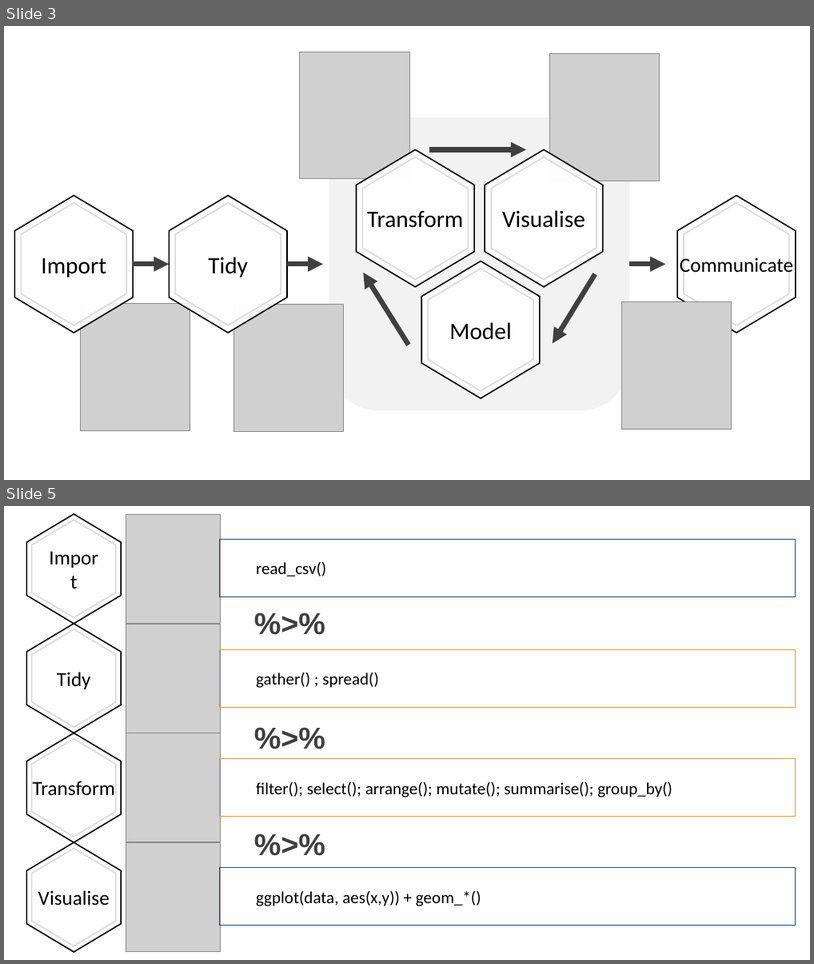
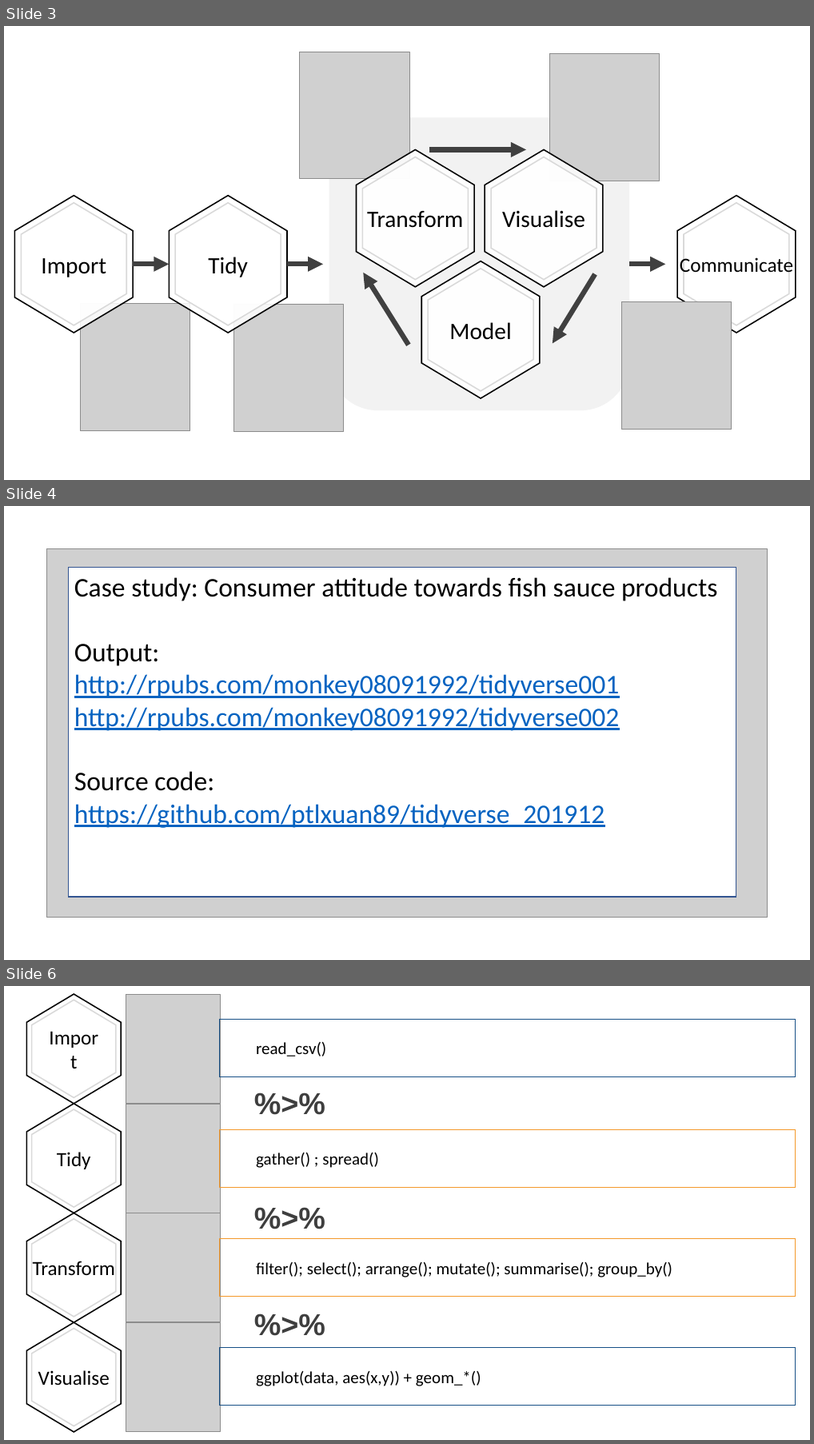
Before and after one commit to ptlxuan89/tidyverse_201912, a slide deck: Tidyverse presentation.pptx. Shown one above the other, each under a label of ours: slides 3 and 5 before the commit, slides 3, 4 and 6 after it; the slides between them are not shown. The pictures are 814x964 and 814x1444 pixels, drawn with LibreOffice and Linux fonts; fonts in the diff are those of the drawing; grey boxes stand for pictures; background and template pictures are left out. Boxes give left, top, right and bottom in pixels: in the first picture for what was removed or moved away, otherwise in the second. Text is boxed around its words. In the diff, an @@ line names an element or a change of style, - is before the commit and + after.

```diff
--- a/Tidyverse presentation.pptx
+++ b/Tidyverse presentation.pptx
@@ slide 4 added at box(4, 506, 810, 960), background #FFFFFF @@
@@ picture added at box(46, 549, 768, 916) @@
@@ rectangle added at box(68, 567, 737, 896), fill #FFFFFF, outline #325491 1 pt, 32 pt, text #0563C1, underline @@
+Case study: Consumer attitude towards fish sauce products
+Output:
+http://rpubs.com/monkey08091992/tidyverse001
+http://rpubs.com/monkey08091992/tidyverse002
+Source code:
+https://github.com/ptlxuan89/tidyverse_201912
@@ what was slide 5 is now slide 6 @@
```
Also in this commit, not shown: 2 other files.
